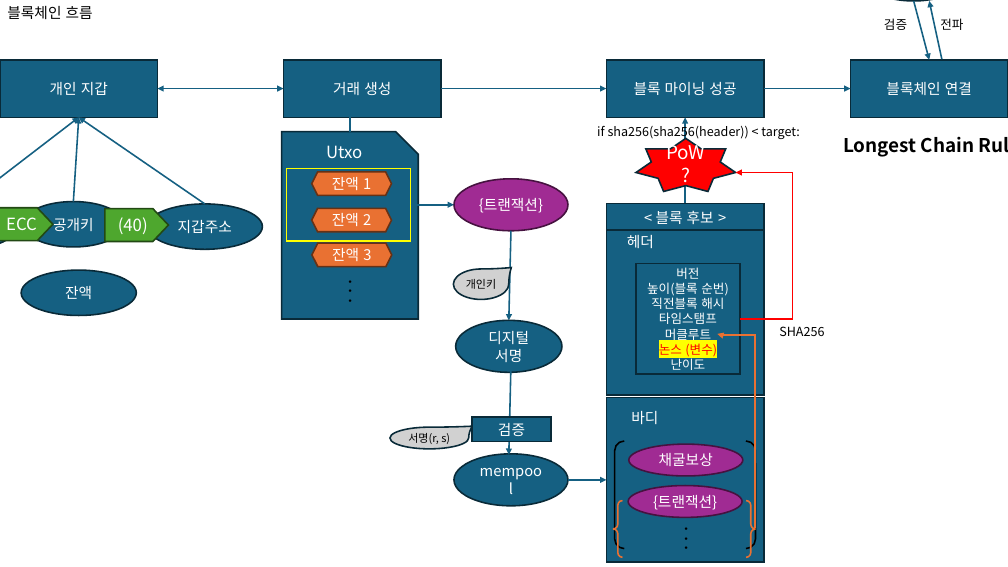
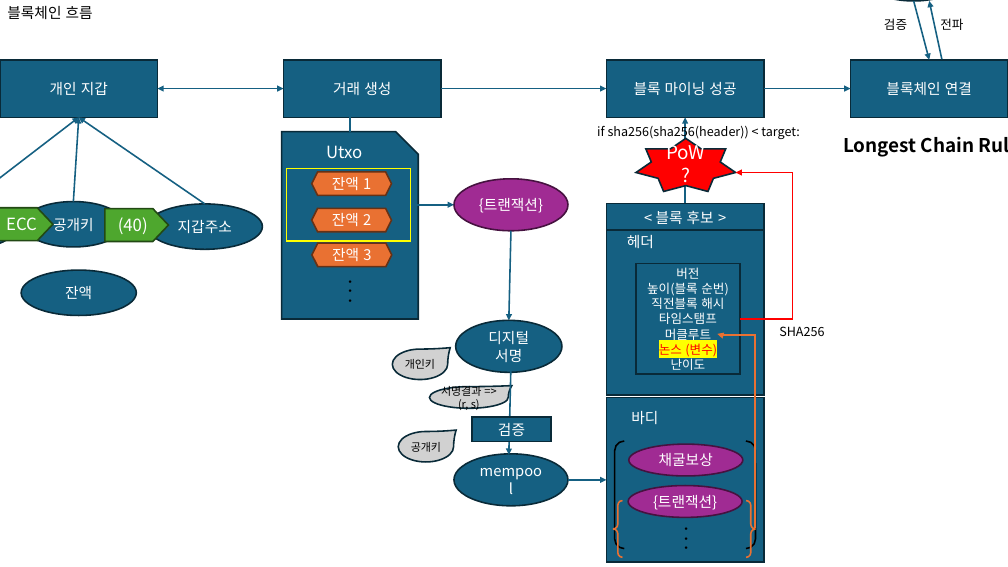
Before and after one commit to zzeen2/Blockchain, a slide deck: slide 1 of 공부 자료/blockchain_study.pptx. Drawn at 1008x567 pixels with LibreOffice and Linux fonts; fonts in the diff are those of the drawing. Boxes give left, top, right and bottom in pixels: in the first picture for what was removed or moved away, otherwise in the second. Text is boxed around its words. In the diff, an @@ line names an element or a change of style, - is before the commit and + after.

```diff
--- a/공부 자료/blockchain_study.pptx
+++ b/공부 자료/blockchain_study.pptx
@@ teardrop "개인키": place and size @@
-teardrop "개인키" at (454, 269, 509, 299)
+teardrop "개인키" at (392, 349, 448, 380)
@@ teardrop "서명결과 => (r, s)": place and size @@
-teardrop "서명결과 => (r, s)" at (390, 427, 469, 449)
+teardrop "서명결과 => (r, s)" at (430, 386, 508, 408)
@@ text in teardrop at (441, 383, 481, 412): text changed @@
-서명(r, s)
+서명결과 => (r, s)
@@ teardrop added at (399, 432, 454, 462), fill #D1D1D1, outline #092A39 1.5 pt, 10.5 pt, text #000000 @@
+공개키
```
Also in this commit, not shown: 1 slide added, 5 other files.
